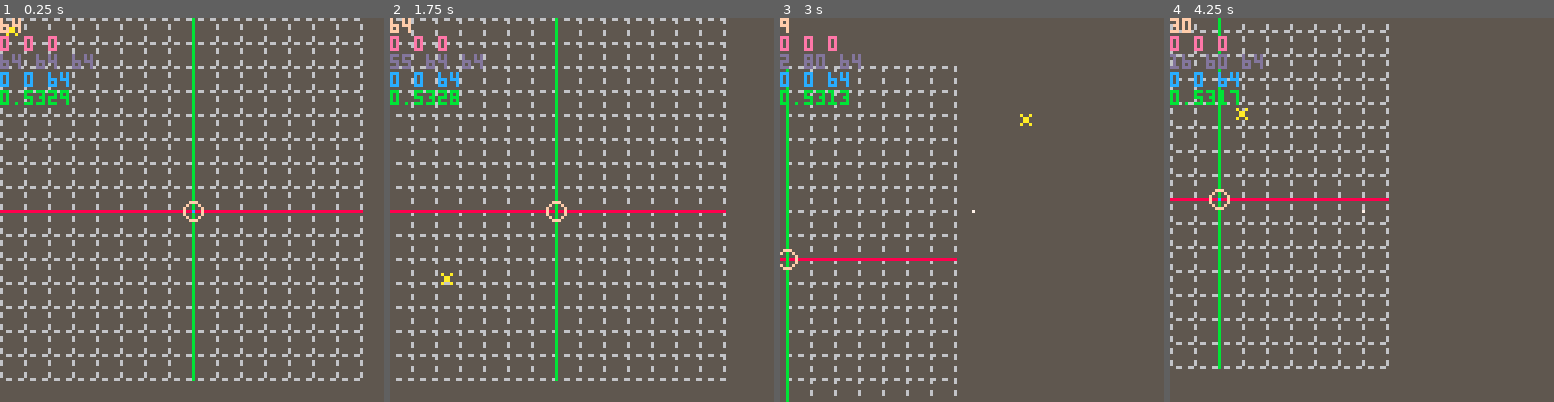
Above: before the commit, frames 1-4 (left to right).
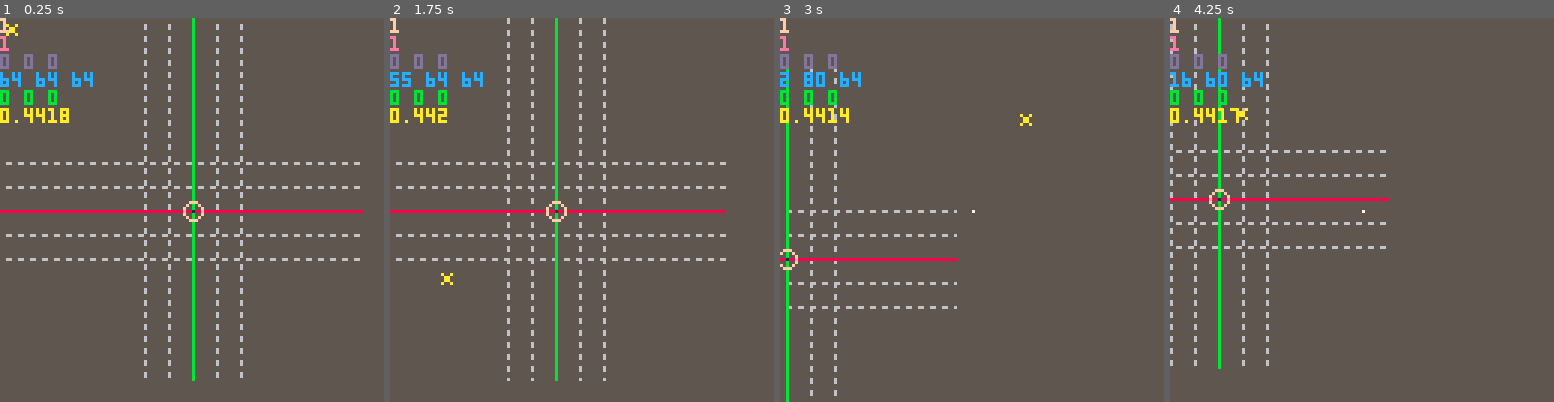
Above: after the commit, the same moments.

Repository: bitchunk/pico8misk
Game: PICO-8 cartridge poly4b.p8
Same seed, same stepped clock (60 frames per second), same inputs: the game is played once before the commit and once after it.
Inputs (mouse positions are in pixels of both pictures, inside the frame that each line leads up to):
- Up to frame 1 (0.25 s): no input
- Up to frame 2 (1.75 s): tap X (X key) at 0.33, 1.07 s; click (670, 121) at 0.67 s; tap O (Z key) at 0.7, 1.7 s; click (436, 267) at 1.22 s; hold Right from 1.6 s (still down)
- Up to frame 3 (3 s): click (887, 114) at 1.77 s; tap X (X key) at 1.85, 2.97 s; release Right at 2.1 s; tap O (Z key) at 2.1, 2.5, 2.9 s; hold Up 2.15-2.42 s; click (952, 259) at 2.32 s; hold Right from 2.47 s (still down); click (1014, 106) at 2.87 s
- Up to frame 4 (4.25 s): release Right at 3.03 s; hold Left 3.08-3.58 s; tap O (Z key) at 3.3, 3.7, 4.1 s; click (1465, 256) at 3.42 s; hold Down 3.63-3.97 s; click (1231, 102) at 3.97 s; hold Right from 4.02 s (still down); tap X (X key) at 4.08 s

The runs differ from the first frame. In frame 1, 9.2% of the frame differs, in the area x 0-95%, y 0-95%; in frame 2, 7.3%; in frame 3, 4.0%; in frame 4, 5.4%.

Commit message:
LIGHT ４階長 NORMALIZE DOT CULLING

Diff:
--- a/poly4b.p8
+++ b/poly4b.p8
@@ -449,11 +449,15 @@
 function _init()
 menuitem(1,'save',function()
 scenesbat([[
-d st save_d 0
+d st spr_d 0
 k st save_k 0
 ]],{})
 end)
 menuitem(2,'load',function(v,i)
+scenesbat([[
+d st spr_d 0
+k st load_k 0
+]],{})
 end)
 
 btnc,btns,btrg,butrg=tablefill(0,8),{},{},{}
@@ -480,27 +484,43 @@
 
 genab=htbl[[x=true;y=true;z=true;]]
 gedef=htbl[[x=false;y=false;z=false;]]
+rfp=htbl[[0x0000 0x1040 0x050c 0x5a5a 0xfcf5 0xdfef 0xeff7 0xffff]]
+--rfp=htbl[[0xffff 0xeff7 0xdfef 0xfcf5 0x5a5a 0x050c 0x1040 0x0000]]
+--vdmp(rfp)
 
 spid=0
 vtxs={}
 vcol=10
 --cam.z=64
 opos.z=0
+oposb.z=0
 orot.z=0
-rview.z=64
+rview.z=0
 --cat(view,htbl[[r{x=0;y=0;z=0;}]])
 ldps=3
-vtxsel=1
+vtxsel={1}
+vtxslt=1
+vtxslf=1
+dblwait=0
 
 getmouse()
 dragstart(opos,1)
 dragstart(view,1)
 dragstart(rview,1)
-
-pspal=tablefill(0,4,16)
-ecxy('0 0 4 16',function(x,y)
-pspal[y][x]=sget(x,y+32)
-end)
+--cls()
+--pspal=tablefill(0,4,16)
+pspal=tablefill(0,16)
+ecxy('0 0 2 1',function(c,r)
+ecxy('0 0 4 8',function(x,y)
+--pspal[y+c*8][x]=sget(x+c*4,y+32)
+pspal[y+c*8]+=shl(sget(x+c*4,y+32),12-x*4)
+--pset(x,y+c*8+32,pspal[y+c*8][x])
+--pspal[y][x]=sget(x,y+32)
+end)
+end)
+--stop()
+
+--lzbf=tablefill(1,16,16,16)
 --pspal=split[[2 8 14 15]]
 
 scenesbat[[
@@ -534,72 +554,127 @@
 
 rectfill(64,64,64,64,7)
 --local msk=0xcc33.8
-local msk=0x7ffe.8
+--local msk=0x7ffe
+local msk=0xffff
 local qx,qy,qz=vradq(rview,1/128)
+local zr=64/view.z
 
 fillp(0xcc33.8)
 if genab.x then
-for i=-8,7 do
-local y=i*64/view.z*8
-local q,x1,y1,z=rots(56*64/view.z,y,0,qx,qy,qz)
-local q,x2,y2,z=rots(-64*64/view.z,y,0,qx,qy,qz)
+local c=genab.z and 13 or 6
+for i=max(opos.y-2,-7),min(opos.y+2,7) do
+local y=genab.y and i*zr*8 or 0
+local x=genab.z and i*zr*8 or 0
+--local x1,y1,z=rots(56*zr,y,x,qx,qy,qz)
+--local x2,y2,z=rots(-64*zr,y,x,qx,qy,qz)
+local q,x1,y1,z=rots(56*zr,y,x,qx,qy,qz)
+local q,x2,y2,z=rots(-64*zr,y,x,qx,qy,qz)
+line(x1+view.x,y1+view.y,x2+view.x,y2+view.y,c)
+end
+end
+if genab.y then
+for i=max(opos.x-2,-7),min(opos.x+2,7) do
+local x=i*zr*8
+--local x1,y1,z=rots(x,56*zr,0,qx,qy,qz)
+--local x2,y2,z=rots(x,-64*zr,0,qx,qy,qz)
+local q,x1,y1,z=rots(x,56*zr,0,qx,qy,qz)
+local q,x2,y2,z=rots(x,-64*zr,0,qx,qy,qz)
 line(x1+view.x,y1+view.y,x2+view.x,y2+view.y,6)
 end
 end
-if genab.y then
-for i=-8,7 do
-local x=i*64/view.z*8
-local q,x1,y1,z=rots(x,56*64/view.z,0,qx,qy,qz)
-local q,x2,y2,z=rots(x,-64*64/view.z,0,qx,qy,qz)
+if genab.z then
+local st=genab.x and opos.x or opos.y
+for i=max(st-2,-7),min(st+2,7) do
+local x=i*zr*8
+--local x1,y1,z=rots(x,0,56*zr,qx,qy,qz)
+--local x2,y2,z=rots(x,0,-64*zr,qx,qy,qz)
+local q,x1,y1,z=rots(x,0,56*zr,qx,qy,qz)
+local q,x2,y2,z=rots(x,0,-64*zr,qx,qy,qz)
 line(x1+view.x,y1+view.y,x2+view.x,y2+view.y,6)
 end
 end
-if genab.z then
-for i=-8,7 do
-local z=view.z/8*i
-local q,x1,y1,z=rots(0,0,144-view.z,qx,qy,qz)
-local q,x2,y2,z=rots(0,0,view.z-128,qx,qy,qz)
---line(x1+view.x,y1+view.y,x2+view.x,y2+view.y,12)
-end
-end
-
-local q,x1,y1,z=rots(56*64/view.z,opos.y*8,opos.z*8,qx,qy,qz)
-local q,x2,y2,z=rots(-64*64/view.z,opos.y*8,opos.z*8,qx,qy,qz)
+
+--local x1,y1,z=rots(56*zr,opos.y*8*zr,opos.z*8*zr,qx,qy,qz)
+--local x2,y2,z=rots(-64*zr,opos.y*8*zr,opos.z*8*zr,qx,qy,qz)
+local q,x1,y1,z=rots(56*zr,opos.y*8*zr,opos.z*8*zr,qx,qy,qz)
+local q,x2,y2,z=rots(-64*zr,opos.y*8*zr,opos.z*8*zr,qx,qy,qz)
 fillp(not genab.x and msk)
-line(x1+view.x,y1+view.y,x2+view.x,y2+view.y,8)
-local q,x1,y1,z=rots(opos.x*8,56*64/view.z,opos.z*8,qx,qy,qz)
-local q,x2,y2,z=rots(opos.x*8,-64*64/view.z,opos.z*8,qx,qy,qz)
+line(x1+view.x,y1+view.y,x2+view.x,y2+view.y,0x28)
+--local x1,y1,z=rots(opos.x*8*zr,56*zr,opos.z*8*zr,qx,qy,qz)
+--local x2,y2,z=rots(opos.x*8*zr,-64*zr,opos.z*8*zr,qx,qy,qz)
+local q,x1,y1,z=rots(opos.x*8*zr,56*zr,opos.z*8*zr,qx,qy,qz)
+local q,x2,y2,z=rots(opos.x*8*zr,-64*zr,opos.z*8*zr,qx,qy,qz)
 fillp(not genab.y and msk)
-line(x1+view.x,y1+view.y,x2+view.x,y2+view.y,11)
-local q,x1,y1,z=rots(opos.x*8,opos.y*8,56*64/view.z,qx,qy,qz)
-local q,x2,y2,z=rots(opos.x*8,opos.y*8,-64*64/view.z,qx,qy,qz)
+line(x1+view.x,y1+view.y,x2+view.x,y2+view.y,0x3b)
+--local x1,y1,z=rots(opos.x*8*zr,opos.y*8*zr,56*zr,qx,qy,qz)
+--local x2,y2,z=rots(opos.x*8*zr,opos.y*8*zr,-64*zr,qx,qy,qz)
+local q,x1,y1,z=rots(opos.x*8*zr,opos.y*8*zr,56*zr,qx,qy,qz)
+local q,x2,y2,z=rots(opos.x*8*zr,opos.y*8*zr,-64*zr,qx,qy,qz)
 fillp(not genab.z and msk)
-line(x1+view.x,y1+view.y,x2+view.x,y2+view.y,12)
+line(x1+view.x,y1+view.y,x2+view.x,y2+view.y,0x1c)
 fillp()
 
 
 local vt={}
 local tr={}
-tmap(vtxs,function(v)
-return add(vt,cat({},v))
-end)
-tmap(rolzsort(vt,vradq(rview,1/128)),function(v,i)
-pfnc=vtxsel~=i and circ or circfill
---dbg(join(v,' '))
-v[1]=v[1]*rview.z/view.z*8+view.x
-v[2]=v[2]*rview.z/view.z*8+view.y
-drawp(v[1],v[2],v[3],v[4],2)
-add(tr,v)
-if #tr>2 then
+local vs={}
+--tmap(vtxs,function(v,i)
+--vs=tmap(rolzsort(cat({},vtxs),qx,qy,qz),function(v,i)
+vs=tmap(cat({},vtxs),function(v,i)
+local q,vx,vy,vz=spread(rolq(rolq(rolq({0,v[1],v[2],v[3]},qx),qy),qz))
+--x,y,z,
+v=cat({},{vx,vy,vz,v[4],i=i})
+
+--v[1]=v[1]*8*zr+view.x
+--v[2]=v[2]*8*zr+view.y
+v[1]=v[1]*8*zr+view.x
+v[2]=v[2]*8*zr+view.y
+
+vt[v.i]=v
+return v
+end)
+
+
+--tmap(rolzsort(vt,vradq(rview,1/128)),function(v,i)
+--tmap(rolzsort(vt,qx,qy,qz),function(v,i)
+tmap(vs,function(v,i)
+local pfnc=inrng(v.i,vtxslt,vtxslf) and circfill or circ
+
+--v[1]=v[1]*8*zr+view.x
+--v[2]=v[2]*8*zr+view.y
+if inrng(v.i,vtxslt,vtxslf)  then
+circfill(v[1],v[2],2,i==vtxslt and v[4] or 11)
+end
+circ(v[1],v[2],2,v[4])
+--drawp(v[1],v[2],v[3],v[4],2)
+--if #tr>2 then
+if v.i>2 then
+tr={v,vt[v.i-1],vt[v.i-2]}
+--fp=rtfp(facerad(tr[1]))
+--dbg('vt '..join(v,' '))
+--dbg('nm '..join(normalize(v,1),' '))
+--dbg('nm '..join(normalize({view.x,view.y,view.z},1),' '))
+--dbg(dot(normalize({view.x,view.y,view.z}),normalize(v,1)))
+local c,fp=light(pspal[tr[1][4]],dot({0,0,-64},normalize(v,1)))
+dbg('li '..join({c,fp},' '))
+
+if cull(tr[1][1],tr[1][2],tr[2][1],tr[2][2],tr[3][1],tr[3][2])==band(v.i,1) then
+return
+end
+--add(tr,v)
 --vdmp(tr[1])
 --trifill(tr[1],tr[2],{10 ,10},14)
-raster_triangle(tr[1],tr[2],tr[3])
-p01_triangle_163(tr[1][1],tr[1][2],tr[2][1],tr[2][2],tr[3][1],tr[3][2],tr[3][4])
+--raster_triangle(tr[1],tr[2],tr[3])
+dbg(facerad(tr[1]))
+
+if fp then
+p01_triangle_163(tr[1][1],tr[1][2],tr[2][1],tr[2][2],tr[3][1],tr[3][2],c,fp)
+end
 --dbg(join({tr[1][1],tr[2][1],tr[3][1]}, "--"))
 del(tr,tr[1])
 end
 end)
-
+fillp()
 v=cubr
 pfnc=circ
 drawo(v,opos.x-1,opos.y-1,opos.z-1)
@@ -634,28 +709,23 @@
 end
 spid=0
 
-dbg(view.stx)
 if mo.lt then
 dragstart(opos)
 dragstart(view)
-lhold=true
+chold=true
 elseif mo.lut then
-lhold=false
+chold=false
 end
 
 if keystate[' '] and mo.l then
+--**drag view**
 spid=1
---if mo.l then
 local x,y=dragrot(view,{x=0,y=0,z=0})
 view.ud(x,y)
---end
 else
-if mo.l and lhold then
+if mo.l and chold then
+--**drag cursor**
 scale=8
---local p={dragdist(opos,rview)}
---local qx,qy,qz=vradq({x=rview.x,y=rview.y,z=rview.z},1/128)
---local p={(mo.x-64)/scale*rvrsa('x'),(mo.y-64)/scale*rvrsa('y'),64}
-
 local p={dragdist(opos,rview)}
 tmap((genab.x and cos((rview.x%64)/64)>0 or genab.y and cos((rview.y%64)/64)<0) and split'x y z' or split'z y x',function(v)
 local s=sgn(cos(rview[v]/128))
@@ -665,13 +735,119 @@
 end)
 opos.ud()
 scale=1
+
+if opos.x+opos.y+opos.z~=oposb.x+oposb.y+oposb.z then
+dblwait=9
+end
 cat(oposb,opos)
 end
 end
-
+dblwait=max(0,dblwait-1)
+
+if mo.rt then
+--**cancel cursor drag**
+cat(opos,oposb)
+chold=false
+end
+
+if mo.mt then
+chold=true
+end
+if mo.m and chold then
+--**rotate view**
+spid=2
+dragstart(rview)
+dragstart(orot)
+local x,y,z=dragrot(rview,{x=0,y=0,z=0})
+z=rview.z
+if keystate[' '] then
+--**rot z and fix rot x-y **
+z=x
+x,y=rview.x,rview.y
+end
+if keystate.x then
+--**
+x,y,z=rview.x,x,rview.z
+end
+if keystate.c then
+x,y,z=x,rview.y,rview.z
+end
+if keystate.z then
+x,y,z=rview.y,rview.y,x+y
+end
+
+rview.z=z
+rview.ud(x,y)
+--rview.ud(inrng(x,128,-128) and x or -sgn(x)*128
+--,inrng(y,128,-128) and y or -sgn(y)*128)
+
+--end
+end
+
+if keystate[' '] then
+mo.ldb=false
+mo.rdb=false
+view.z-=mo.w*2
+else
+vcol=(vcol+16+mo.w)%16
+--rview.z-=mo.w*2
+end
+
+if keytrg[','] then
+	if mo.r then
+		vtxslt=min(vtxslt,#vtxs)
+		vtxslf=max(vtxslf-1,1)
+	else
+		vtxslt=max(vtxslt-1,1)
+		vtxslf=vtxslt
+	end
+end
+if keytrg['.'] then
+	if mo.r then
+		vtxslf=min(vtxslf+1,#vtxs+1)
+	else
+		vtxslt=min(vtxslt+1,#vtxs+1)
+		vtxslf=vtxslt
+	end
+end
+if mo.ldb then
+--	local v={flr(opos.x),flr(opos.y),flr(opos.z),vcol}
+	local v={flr(opos.x),flr(opos.y),flr(opos.z),vcol}
+--	if vtxslt<#vtxs+1 then
+	if vtxslt~=vtxslf then
+	 local st=min(vtxslf,vtxslt)
+	 local en=max(vtxslf,vtxslt-1)
+cls()
+		for i=st,en do
+		ecxy('1 0 3 1',function(a)
+		vtxs[i][a]+=v[a]-vtxs[en][a]
+--		v.i=vtxslt
+		end)
+--		vtxs[vtxslt]=v
+--		v.i=vtxslt
+		end
+--		stop()
+
+	else
+	add(vtxs,v)
+	v.i=#vtxs
+	vtxslt=#vtxs+1
+	vtxslf=vtxslt
+	end
+end
+if mo.rdb then
+del(vtxs,vtxs[vtxslt<#vtxs+1 and vtxslt or #vtxs])
+vtxs=cat({},vtxs)
+vtxslt=#vtxs+1
+vtxslf=vtxslt
+end
+
+dbg(vtxslt)
+dbg(vtxslf)
 if keystate['0'] then
-if mo.rt then
-rview.z=64
+chold=false
+if mo.m then
+rview.z=0
 rview.ud(0,0)
 elseif mo.l then
 opos.z=0
@@ -682,96 +858,32 @@
 else
 end
 end
-if mo.rt then
-cat(opos,oposb)
-lhold=false
-end
-
-if mo.m then
-spid=2
-
-dragstart(rview)
-dragstart(orot)
---if keystate[' '] then
---scale=8
---local x,y,z=dragdist(orot,rview)
---orot.ud(x,y)
---orot.z=z
-
---scale=1
---else
-
-
-local x,y=dragrot(rview,{x=0,y=0,z=0})
-rview.ud(inrng(-x,256,-256) and x or toc(x,abs(x))*256
-,inrng(-y,256,-256) and y or toc(y,abs(y))*256)
---end
-end
-
-if keystate[' '] then
-mo.ldb=false
-mo.rdb=false
-view.z-=mo.w*2
-else
-vcol=(vcol+16+mo.w)%16
---rview.z-=mo.w*2
-end
-if keytrg[','] then
-vtxsel=max(vtxsel-1,1)
-end
-if keytrg['.'] then
-vtxsel=min(vtxsel+1,#vtxs+1)
-end
-if mo.ldb then
-local v={flr(opos.x),flr(opos.y),flr(opos.z),vcol}
-if vtxsel<#vtxs+1 then
-vtxs[vtxsel]=v
-else
-add(vtxs,v)
-vtxsel=#vtxs+1
-end
-end
-if mo.rdb then
-del(vtxs,vtxs[vtxsel<#vtxs+1 and vtxsel or #vtxs])
-vtxs=cat({},vtxs)
-vtxsel=#vtxs+1
-end
-
-
-end
-,save_d=function(o)
+end
+
+,spr_d=function(o)
 cls()
 spr(0,0,0,16,16)
 outline('exit:q','32 0 7 0')
-o.prm.cr.rs(7)
+if(o.prm.cr)o.prm.cr.rs(7)
 fillp(0xcc33)
-o.prm.r.rs(0x16)
+if(o.prm.r)o.prm.r.rs(0x16)
 fillp()
 
 end
 ,save_k=function(o)
 if o.fst then
-o.prm.cr=mkrect('0 4 8 8')
-o.prm.r=mkrect('0 4 1 1')
-keystate["\r"]=false
-end
-local r=o.prm.cr
-
-if mo.l or mo.r then
-local reqn=toc(#vtxs,16)+1
-local w,h
-=toc(mo.x)*8-r.x
-,toc(mo.y)*8-r.y
-o.prm.r.ud(r.x,r.y
-,mid(8,w,toc(reqn,toc(h+8))*8)
-,mid(8,h,toc(reqn,toc(w+8))*8))
-else
-r=o.prm.cr.ud(toc(mo.x)*8,toc(mo.y)*8)
-end
+keytrg["\r"]=false
+end
+--local r=o.prm.cr
+
+local c,s=selcell(#vtxs)
+o.prm.r=s or o.prm.r
+o.prm.cr=c or o.prm.cr
 
 if keytrg["\r"] then
 local st=0x40*32
 local ids={}
+--local r=o.prm.r
 local r=o.prm.r
 ecxy({toc(r.x),toc(r.y),toc(r.w),toc(r.h)},function(x,y)
 add(ids,x+y*16)
@@ -781,7 +893,7 @@
 tmap(vtxs,function(v,i)
 if ids[1] then
 poke2
-(ids[1]%16*8+toc(ids[1],16)*8*0x40
+(ids[1]%16*4+toc(ids[1],16)*8*0x40
 +(i-1)%2*2+toc((i-1)%16,2)*0x40
 ,bor((v[1]+8)+(v[2]+8)*16+(v[3]+8)*256,shl(v[4],12))
 )
@@ -801,8 +913,60 @@
 k st def_k 0
 ]]
 end
-
-
+end
+,load_k=function(o)
+if o.fst then
+keytrg["\r"]=false
+end
+local c,s=selcell()
+o.prm.r=s or o.prm.r
+o.prm.cr=c or o.prm.cr
+if keytrg["\r"] then
+local st=0x40*32
+local ids={}
+local r=o.prm.r
+local ts={}
+ecxy({toc(r.x),toc(r.y),toc(r.w),toc(r.h)},function(x,y)
+add(ids,x+y*16)
+end)
+
+cls()
+tmap(ids,function(v,i)
+local l,t=v%16*8,toc(v,16)*8
+ecxy('0 0 2 8',function(x,y)
+if peek2(l/2+(t+y)*0x40+x*2)~=0 then
+x*=4
+--vdmp(peek2(l+t*0x40+x*2))
+--local v={
+--sget(x+l,y+t)
+--,sget(x+l+1,y+t)
+--,sget(x+l+2,y+t)
+--,sget(x+l+3,y+t)
+--}
+--vdmp({l,t})
+add(ts,{
+sget(x+l,y+t)-8
+,sget(x+l+1,y+t)-8
+,sget(x+l+2,y+t)-8
+,sget(x+l+3,y+t)
+,i=#ts+1
+})
+else
+end
+end)
+end)
+vtxs=#ts>0 and ts or vtxs
+scenesbat[[
+d st def_d 0
+k st def_k 0
+]]
+end
+if keystate.q then
+scenesbat[[
+d st def_d 0
+k st def_k 0
+]]
+end
 end
 }
 
@@ -892,15 +1056,14 @@
 mo.ldb=mo.lt and mst.lh>0
 mo.rdb=mo.rt and mst.rh>0
 
-if not mo.l then
 mst.lh=max(0,mst.lh-1)
-else
-mst.lh=8
-end
-if not mo.r then
+if mo.lt then
+mst.lh=12
+end
+
 mst.rh=max(0,mst.rh-1)
-else
-mst.rh=8
+if mo.rt then
+mst.rh=12
 end
 
 return mo
@@ -992,6 +1155,23 @@
 --dbg(panhold[k])
 end
 
+function selcell(mx)
+local cr,sr=mkrect'0 0 8 8'
+if mo.l or mo.r then
+local reqn=toc(mx or 32767,16)+1
+local w,h
+=toc(mo.x)*8-r.x
+,toc(mo.y)*8-r.y
+--o.prm.r.ud(r.x,r.y
+sr=mkrect'0 0 0 0'.ud(r.x,r.y
+,mid(8,w,toc(reqn,toc(h+8))*8)
+,mid(8,h,toc(reqn,toc(w+8))*8))
+else
+r=cr.ud(toc(mo.x)*8,toc(mo.y)*8)
+--r=o.prm.cr.ud(toc(mo.x)*8,toc(mo.y)*8)
+end
+return cr,sr
+end
 -->8
 --quaternion
 function radq(r,v)
@@ -1026,25 +1206,17 @@
 --local qx,qy,qz=vradq(rview,1/128)
 
 local v,s=rolzsort(v,vradq(rview,1/128))
+local zr=64/view.z
 tmap(v,function(p,i)
---p[5]=pspal[p[5]][min(ceil((3.2-#v/i)),3)]
 local s=sizc[p[4]..''] or 0
 
-drawp(p[1]*rview.z/view.z*8+view.x,p[2]*rview.z/view.z*8+view.y,p[3],p[4],s)
---drawp(spread(p))
+--drawp(p[1]*rview.z/view.z*8+view.x,p[2]*rview.z/view.z*8+view.y,p[3],p[4],s)
+drawp(p[1]*8*zr+view.x,p[2]*zr*8+view.y,p[3]*8*zr+view.z,p[4],s)
 end)
 end
 
 pfnc=circfill
 function drawp(x,y,z,p,s)
-
---x=x*view.z/rview.z
---y=y*view.z/rview.z
-
-
---vdmp(sizc['15'])
---circfill(x*8+view.x,y*8+view.y,4,p)
---dbg(sizc['15'])
 
 pfnc(x,y,s,p)
 end
@@ -1053,13 +1225,10 @@
 local s={}
 tmap(v,function(v)
 local x,y,z,p=spread(v)
---local a,x,y,z,p=spread(v)
---local q,vx,vy,vz=spread(rolq(rolq(rolq({0,x,y,z},q[1]),q[2]),q[3]))
-local q,vx,vy,vz=spread(rolq(rolq({0,x,y,z},qx),qy))
+--local q,vx,vy,vz=spread(rolq(rolq({0,x,y,z},qx),qy))
+local q,vx,vy,vz=spread(rolq(rolq(rolq({0,x,y,z},qx),qy),qz))
 add(s,vz)
---vdmp(q)
-return {vx,vy,vz,p,q}
---return {q,vx,vy,vz,p}
+return {vx,vy,vz,p,q,i=v.i}
 end)
 quicksort(v,1,#v)
 
@@ -1072,49 +1241,134 @@
 ,radq((vw.y)*r,{1,0,0})
 ,radq((vw.z)*r,{0,0,1})
 end
-
+--function vradq(vw,r)
+--return
+--radq((vw.x)*r,{0,1,0})
+--,radq((vw.y)*r,{1,0,0})
+--,radq((vw.z)*r,{0,0,1})
+--end
+
+--function rots(x,y,z,qx,qy,qz)
+----return x,y,z,q
+--return spread(rolq(rolq(rolq({x,y,z,0},qx),qy),qz))
+--end
 function rots(x,y,z,qx,qy,qz)
 --return q,x,y,z
-return spread(rolq(rolq({0,x,y,z},qx),qy))
-end
+return spread(rolq(rolq(rolq({0,x,y,z},qx),qy),qz))
+end
+
+
+--function trad(v0,v1,v2)
+--local ba,bc={},{}
+--ba[1]=v0[1]-v1[1]
+--ba[2]=v0[2]-v1[2]
+--bc[1]=v2[1]-v1[1]
+--bc[2]=v2[2]-v1[2]
+--
+--local babc=ba[1]*bc[1]+ba[2]*bc[2]
+--local ban=(ba[1]*ba[1])+(ba[2]*ba[2])
+--local bcn=(bc[1]*bc[1])+(bc[2]*bc[2])
+--local x=babc/(sqrt(ban*bcn))
+--return atan2(x,-sqrt(1-x*x))
+--end
+function facerad(v)
+return acos(1/sqrt(v[1]*v[1]+v[2]*v[2]+v[3]*v[3]))
+end
+
+function acos(x)
+ return atan2(x,-sqrt(1-x*x))
+end
+function rtfp(r)
+return rfp[mid(1,8,flr(r*100)-8)]
+end
+function light(c,r)
+local s=mid(r*4,0,3)
+dbg('q '..c..' '..s..' '..band(s,0x.ffff)*7+1)
+--local s=toc(r,4)
+--return rfp[mid(1,8,flr(r*7)+1)]
+return band(lshr(c,flr(s)*4),0xff),rfp[mid(1,8,flr(band(s,0x.ffff)*7)+1)]
+--return toc(r,4),rfp[mid(1,8,flr(r*7)+1)]
+end
+
+function dot(v1,v2)--,x3,y3,z3
+	return v1[1]*v2[1]+v1[2]*v2[2]+v1[3]*v2[3]
+end
+
+function normalize(v,s)
+--s=sqrt(v[1]*v[1]+v[2]*v[2]+v[3]*v[3])
+local l=sqrt(v[1]^2 + v[2]^2 + v[3]^2)
+return {v[1]/l,v[2]/l,v[3]/l}
+end
+
+function cull(x1,y1,x2,y2,x3,y3)
+return (x2-x1)*(y3-y1)<(x3-x1)*(y2-y1) and 1 or 0
+end
+
+
 -->8
 --sort
-function pivot(a,i,j)
-local k=i+1
-while k<=j and a[i][4]==a[k][4] do k+=1 end
-if(k>j)return -1
-if(a[i][4]>=a[k][4])return i
-return k
-end
-
-function partition(a,i,j,x)
-local l,r=i,j
-while l<=r do
-while l<=j and a[l][4]<x do l+=1 end
-while r>=i and a[r][4]>=x do r-=1 end
-if(l>r)break
-a[l],a[r]=a[r],a[l]
-l+=1
-r-=1
-end
-return l
-end
-
-function quicksort(a,i,j)
-if(i==j)return
-local p=pivot(a,i,j)
-if p!=-1 then
---print(join({i,j,#a,p,a[p]},' '))
-local k=partition(a,i,j,a[p][4])
-quicksort(a,i,k-1)
-quicksort(a,k,j)
-end
-end
+--function pivot(a,i,j)
+--local k=i+1
+--while k<=j and a[i][4]==a[k][4] do k+=1 end
+--if(k>j)return -1
+--if(a[i][4]>=a[k][4])return i
+--return k
+--end
+--
+--function partition(a,i,j,x)
+--local l,r=i,j
+--while l<=r do
+--while l<=j and a[l][4]<x do l+=1 end
+--while r>=i and a[r][4]>=x do r-=1 end
+--if(l>r)break
+--a[l],a[r]=a[r],a[l]
+--l+=1
+--r-=1
+--end
+--return l
+--end
+--
+--function quicksort(a,i,j)
+--if(i==j)return
+--local p=pivot(a,i,j)
+--if p!=-1 then
+----print(join({i,j,#a,p,a[p]},' '))
+--local k=partition(a,i,j,a[p][4])
+--quicksort(a,i,k-1)
+--quicksort(a,k,j)
+--end
+--end
+
+function quicksort(a,l,r)
+local i,j
+if(l>=r)return
+j=l
+
+for i=l+1,r do
+if a[i][3]<a[l][3] then
+j+=1
+a[j],a[i]=a[i],a[j]
+end
+end
+a[l],a[j]=a[j],a[l]
+
+quicksort(a,l,j-1)
+quicksort(a,j+1,r)
+end
+--
+--function swap(a,b)
+--int w;
+--
+--w = a;
+--a = b;
+--b= w;
+--end
 -->8
 --trifill
 --@p01
-function p01_triangle_163(x0,y0,x1,y1,x2,y2,col)
+function p01_triangle_163(x0,y0,x1,y1,x2,y2,col,fp)
  color(col)
+ fillp(fp)
  if(y1<y0)x0,x1,y0,y1=x1,x0,y1,y0
  if(y2<y0)x0,x2,y0,y2=x2,x0,y2,y0
  if(y2<y1)x1,x2,y1,y2=x2,x1,y2,y1
Not shown, changed: 17 lines of the sprite sheet (__gfx__) section of poly4b.p8
